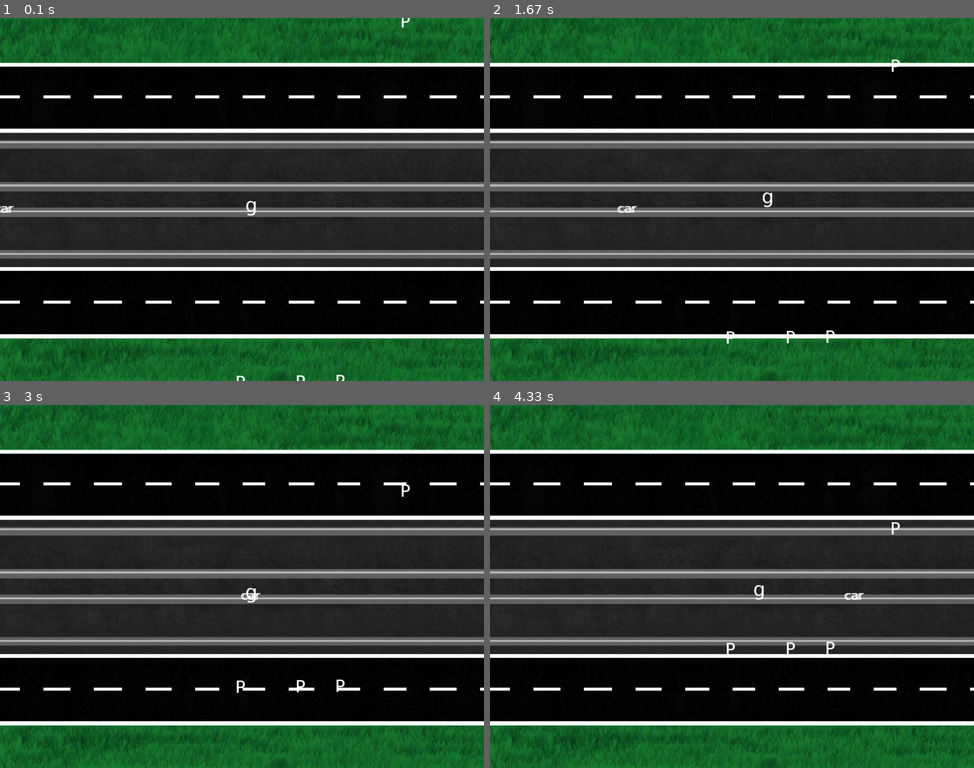
Above: before the commit, frames 1-4 (two rows, left to right).
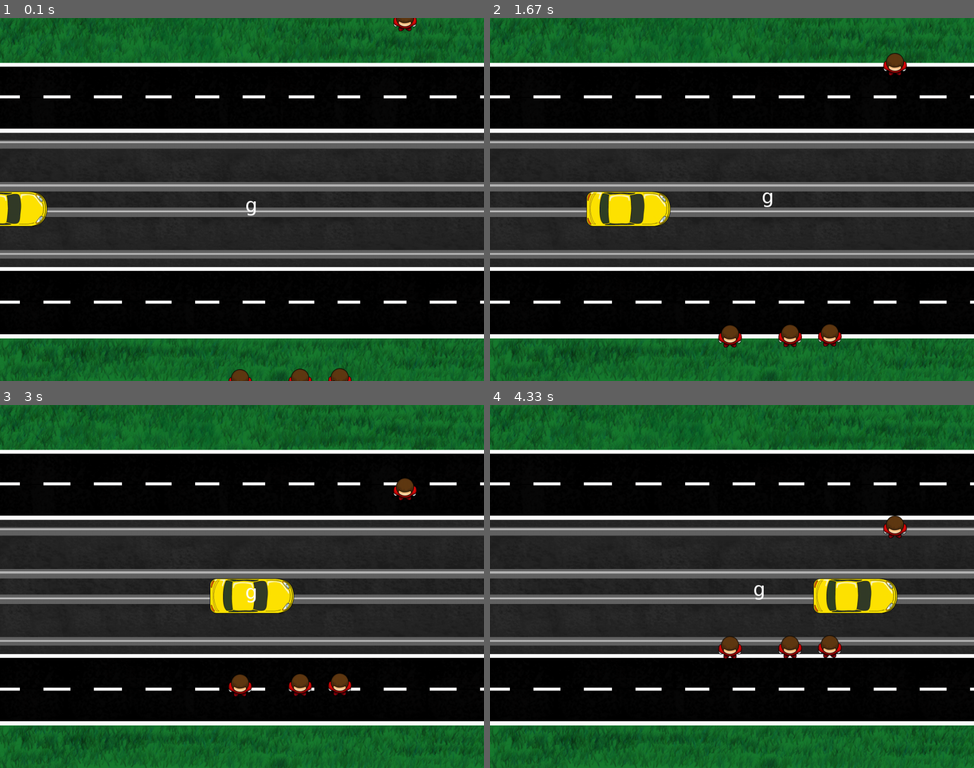
Above: after the commit, the same moments.

Repository: DanielKinsman/ghost-safety-squad-tigjamau
Game: pygame game, started from game.py
Two runs of this game, one before a commit and one after it. Both use one fixed random seed, a clock stepped at 60 frames per second and the inputs below. The source is Python 2; it was converted automatically to run under Python 3.
Inputs:
- Up to frame 1 (0.1 s): no input
- Up to frame 2 (1.67 s): hold D 0.33-0.8 s; hold W 0.83-1.13 s; hold D 1.17-1.63 s
- Up to frame 3 (3 s): hold A 1.67-2.2 s; hold S 2.23-2.53 s; hold A 2.57-2.97 s
- Up to frame 4 (4.33 s): hold W 3-3.37 s; hold D 3.4-4.03 s; hold S from 4.07 s (still down)

The runs differ from the first frame. In frame 1, 1.2% of the frame differs, in the area x 0-87%, y 0-100%; in frame 2, 2.3%, in the area x 19-87%, y 9-91%; in frame 3, 2.2%; in frame 4, 2.3%.

Commit message:
Proper images for people and cars (no animation yet)

Diff:
--- a/game.py
+++ b/game.py
@@ -122,7 +122,7 @@
         self.bail = False
         while not self.bail:
             elapsed = clock.tick(60)
-            if elapsed > 16:
+            if elapsed > 32:
                 print("frametime:%(elapsed)03d" % {'elapsed': elapsed})
 
             #input
Binary file changed: images/car.png
Binary file changed: images/deadperson.png
Binary file changed: images/person.png
